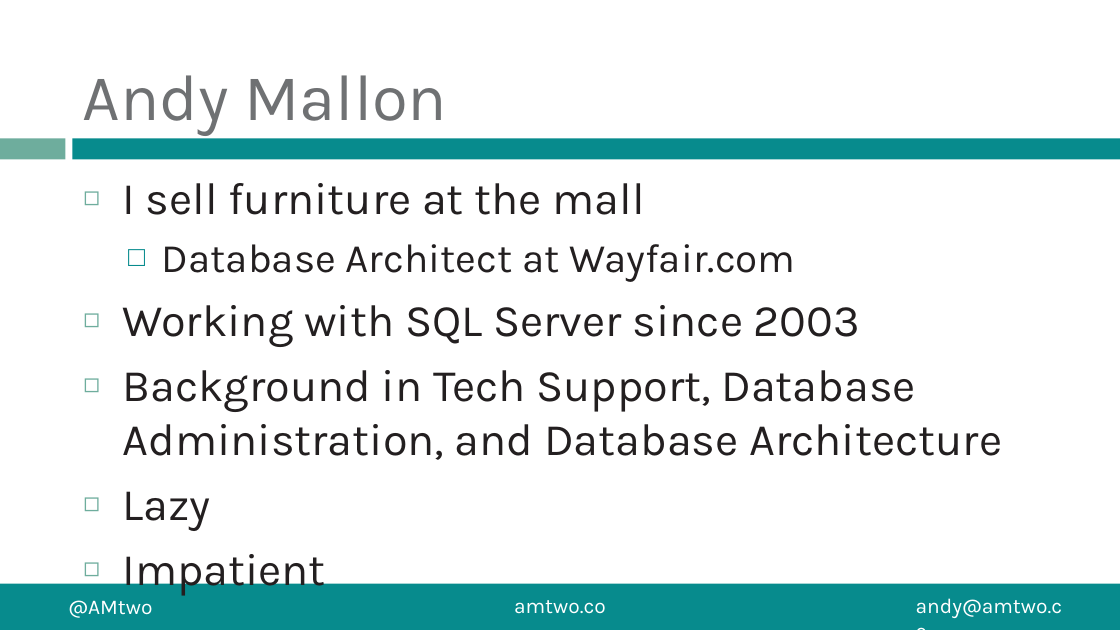
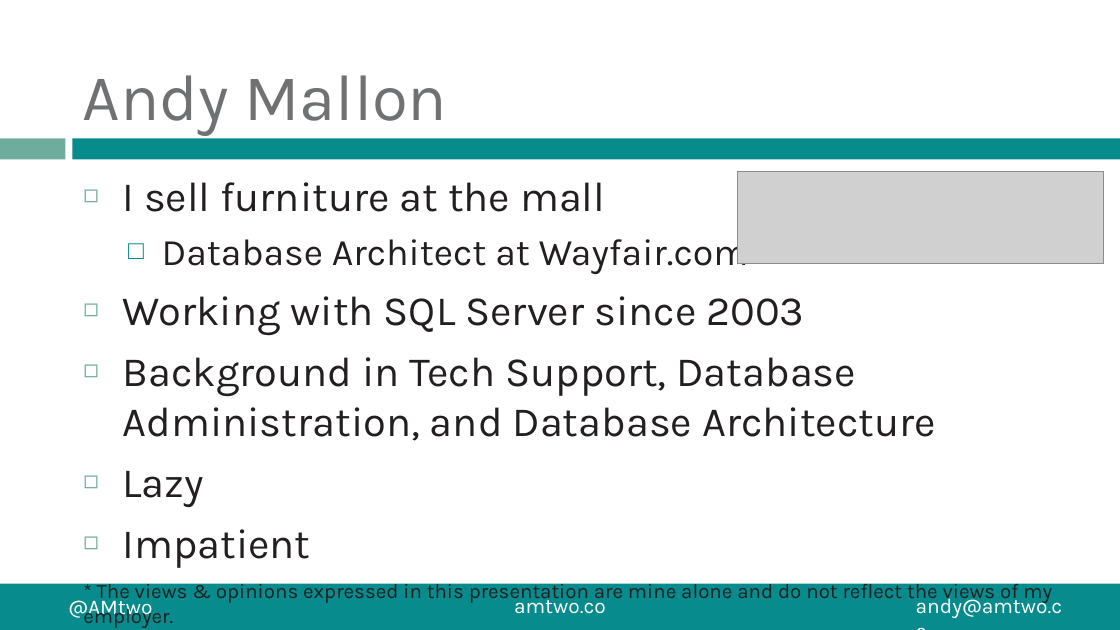
Before and after one commit to amtwo/Presentations, a slide deck: slide 2 of Demystifying-Data-Compression/Data_Compression.pptx. Drawn at 1120x630 pixels with LibreOffice and Linux fonts; fonts in the diff are those of the drawing; grey boxes stand for pictures. Boxes give left, top, right and bottom in pixels: in the first picture for what was removed or moved away, otherwise in the second. Text is boxed around its words. In the diff, an @@ line names an element or a change of style, - is before the commit and + after.

```diff
--- a/Demystifying-Data-Compression/Data_Compression.pptx
+++ b/Demystifying-Data-Compression/Data_Compression.pptx
@@ picture added at [738,171,1104,264] @@
@@ text at [122,182,936,568]: size 38.7 to 35.8 pt in "I sell furniture at the mall", "Working with SQL Server since 2003", "Background in Tech Support, Database Administration, and ...", "Lazy" and 1 more places @@
@@ text at [162,231,764,274]: text changed; size 34.7 to 32.1 pt @@
-  □ Database Architect at Wayfair.com
+  □ Database Architect at Wayfair.com*
@@ text at [83,579,1052,628]: paragraph added @@
+* The views & opinions expressed in this presentation are mine alone and do not reflect the views of my employer.
```
Also in this commit, not shown: 1 other slide changed, 1 slide added, 1 slide removed, 5 other files.
